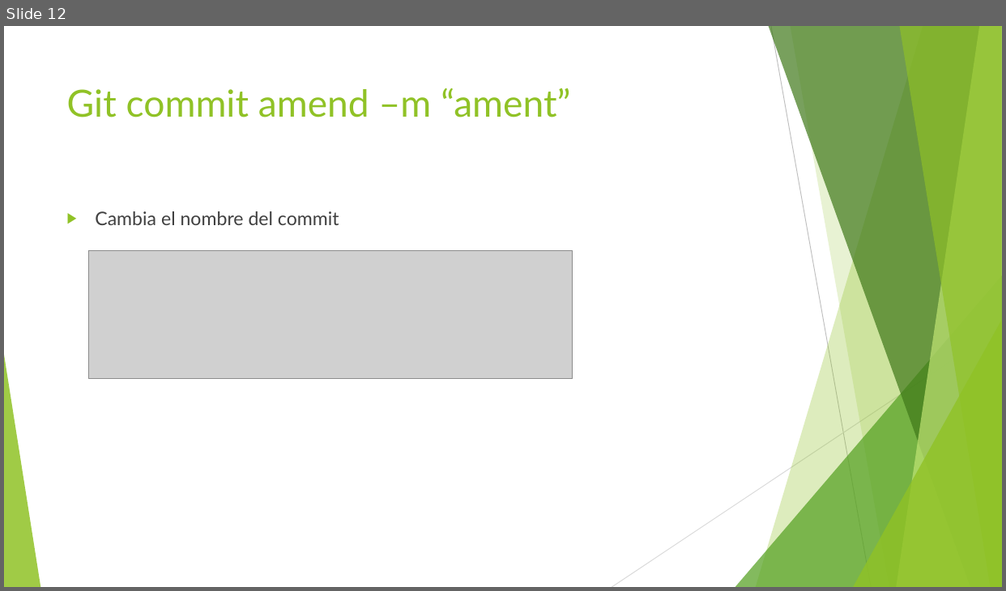
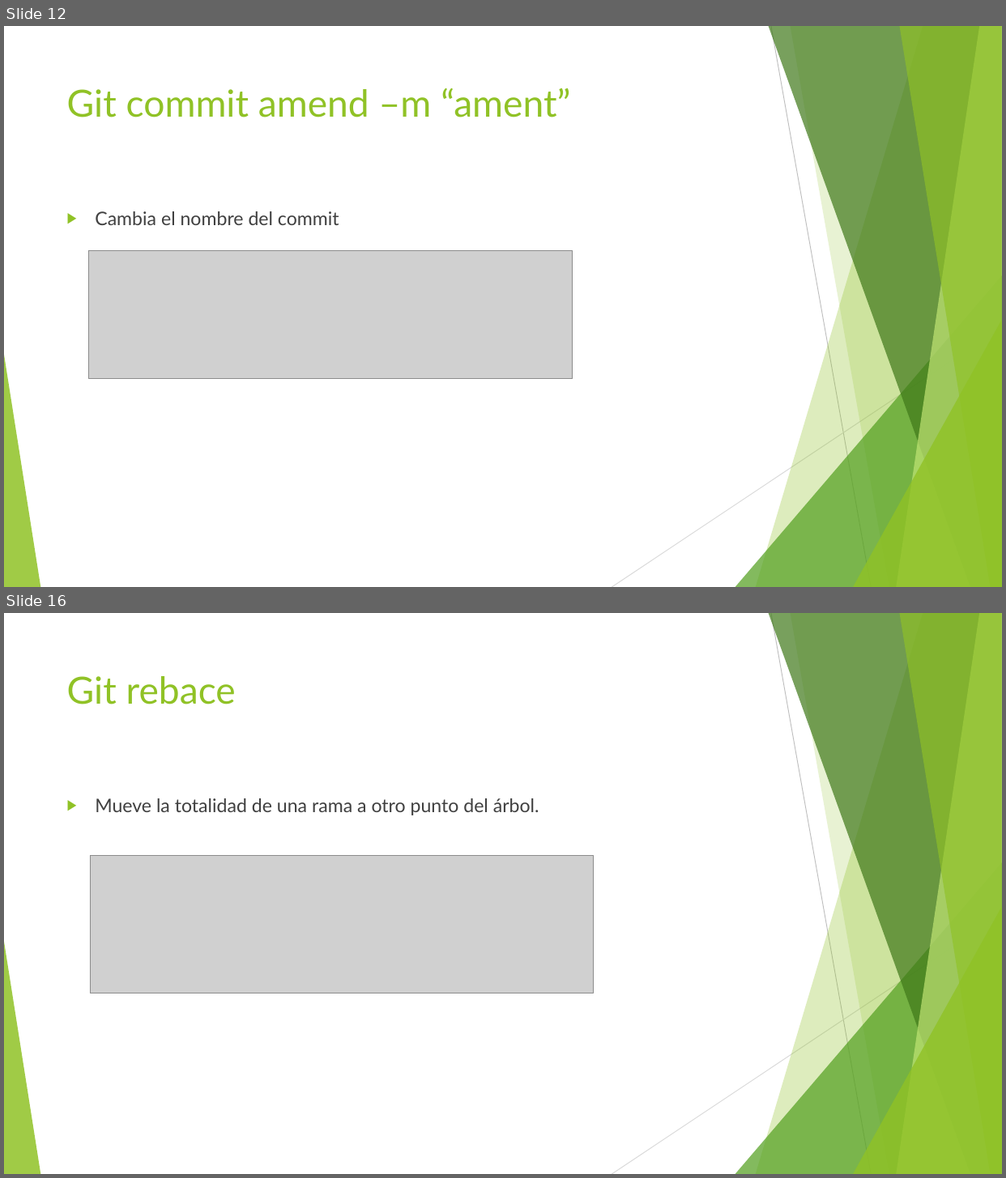
Before and after one commit to Benjamin98100/Benja-Activity21062022, a slide deck: Practica Git y GitHub.pptx. Shown one above the other, each under a label of ours: slide 12 before the commit, slides 12 and 16 after it; the slides between them are not shown. The pictures are 1006x591 and 1006x1178 pixels, drawn with LibreOffice and Linux fonts; fonts in the diff are those of the drawing; grey boxes stand for pictures. Boxes give left, top, right and bottom in pixels: in the first picture for what was removed or moved away, otherwise in the second. Text is boxed around its words. In the diff, an @@ line names an element or a change of style, - is before the commit and + after.

```diff
--- a/Practica Git y GitHub.pptx
+++ b/Practica Git y GitHub.pptx
@@ slide 16 added at box(4, 613, 1002, 1174), background #FFFFFF; not listed: 10 template elements that a slide beside it also shows @@
@@ title added at box(67, 676, 236, 705), 36 pt, text #90C226 @@
+Git rebace
@@ text added at box(95, 798, 539, 815), 18 pt, text #404040 @@
+▶ Mueve la totalidad de una rama a otro punto del árbol.
@@ picture added at box(90, 855, 593, 994) @@
```
Also in this commit, not shown: 5 other slides added, 1 slide removed.
